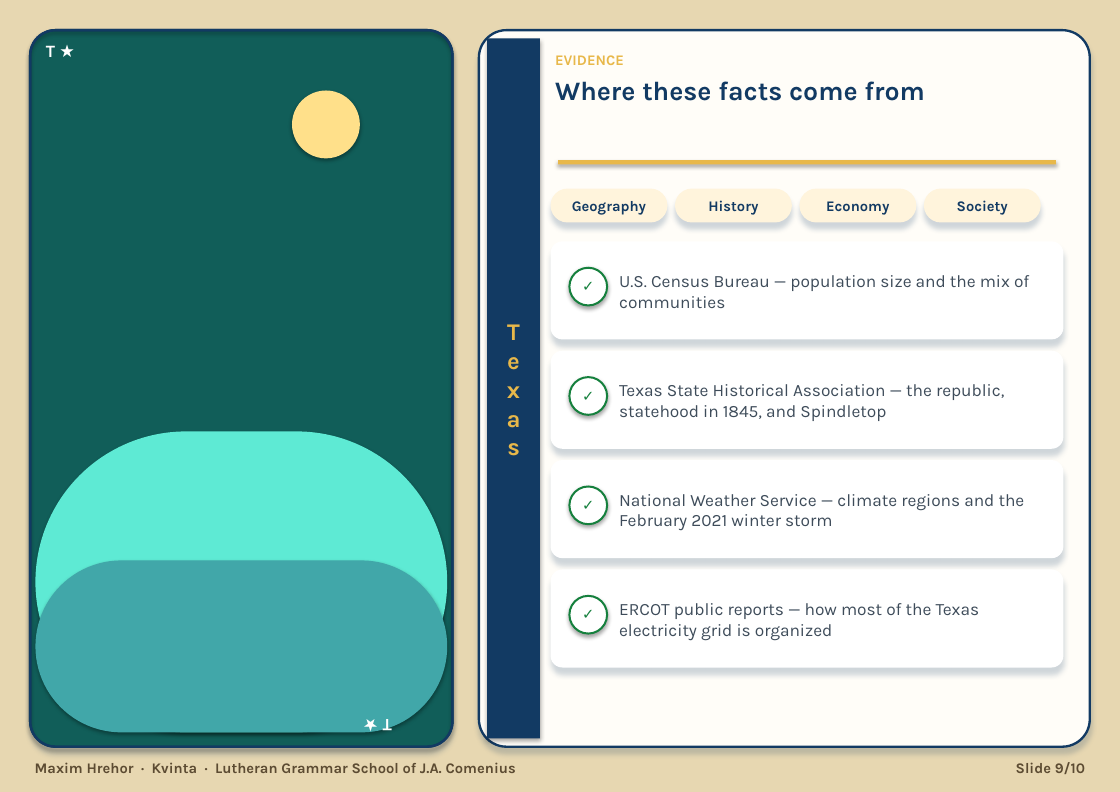
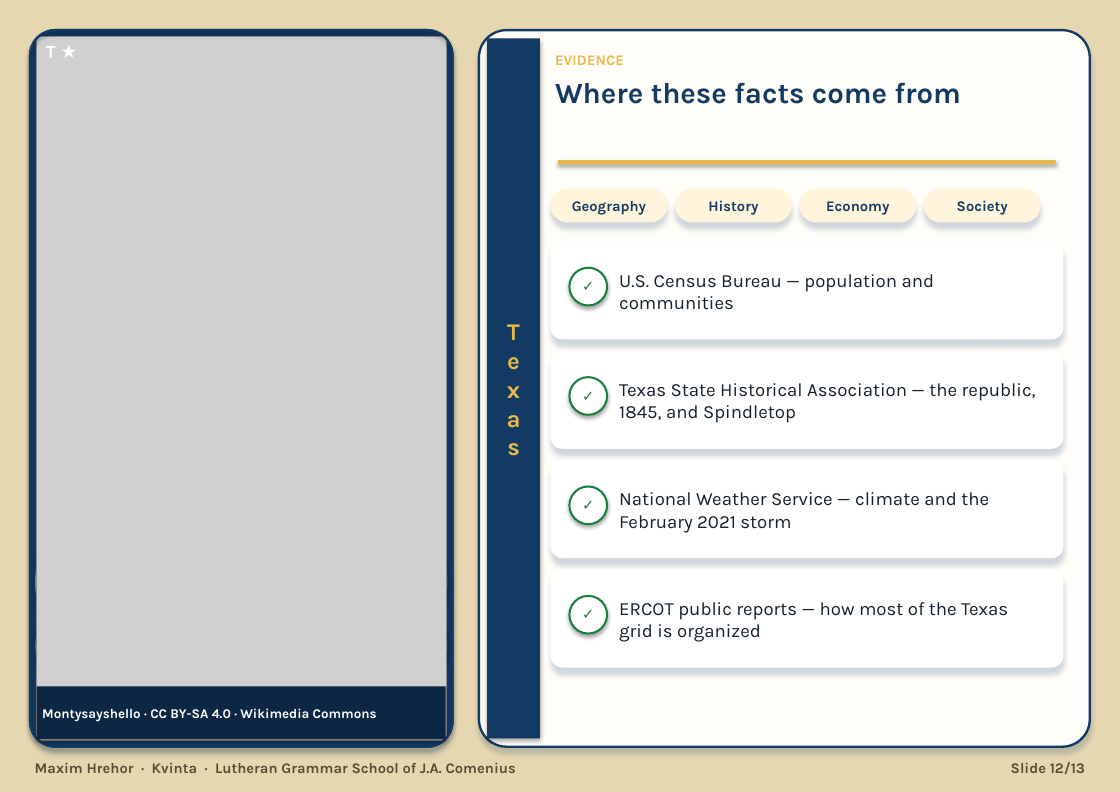
Before and after one commit to HenrichHrehor/Visualia, a slide deck: slide 12 of export/texas-maxim.pptx (slide 9 before the commit). Drawn at 1120x792 pixels with LibreOffice and Linux fonts; fonts in the diff are those of the drawing; grey boxes stand for pictures. Boxes give left, top, right and bottom in pixels: in the first picture for what was removed or moved away, otherwise in the second. Text is boxed around its words. In the diff, an @@ line names an element or a change of style, - is before the commit and + after.

```diff
--- a/export/texas-maxim.pptx
+++ b/export/texas-maxim.pptx
@@ rounded rectangle at bbox=[30, 30, 452, 746]: fill #115E59 to #123A63 @@
@@ picture added at bbox=[36, 36, 446, 741] @@
@@ text "T ★" at bbox=[46, 46, 56, 58]: size 13 to 14 pt @@
@@ text "Where these facts come from" at bbox=[555, 82, 961, 104]: size 20 to 22 pt @@
@@ text at bbox=[619, 274, 935, 310]: text changed; size 13 to 14 pt; text colour #3E4C5A to #14202C @@
-U.S. Census Bureau — population size and the mix of communities
+U.S. Census Bureau — population and communities
@@ text at bbox=[619, 383, 1036, 423]: text changed; size 13 to 14 pt; text colour #3E4C5A to #14202C @@
-Texas State Historical Association — the republic, statehood in 1845, and Spindletop
+Texas State Historical Association — the republic, 1845, and Spindletop
@@ rounded rectangle at bbox=[35, 431, 447, 732]: fill #5EEAD4 to #E8B84A @@
@@ text at bbox=[619, 492, 989, 533]: text changed; size 13 to 14 pt; text colour #3E4C5A to #14202C @@
-National Weather Service — climate regions and the February 2021 winter storm
+National Weather Service — climate and the February 2021 storm
@@ rounded rectangle at bbox=[35, 560, 447, 733]: fill #41A7A9 to #968853 @@
@@ text at bbox=[619, 602, 1008, 642]: text changed; size 13 to 14 pt; text colour #3E4C5A to #14202C @@
-ERCOT public reports — how most of the Texas electricity grid is organized
+ERCOT public reports — how most of the Texas grid is organized
@@ rectangle added at bbox=[37, 687, 446, 740], fill #0C2744 @@
@@ text added at bbox=[42, 708, 377, 722], 10 pt, text #FFFFFF, bold @@
+Montysayshello · CC BY-SA 4.0 · Wikimedia Commons
@@ text removed at bbox=[383, 719, 392, 738] @@
-T ★
@@ text at bbox=[1011, 762, 1085, 774]: text changed @@
-Slide 9/10
+Slide 12/13
```
Also in this commit, not shown: 9 other slides changed, 3 slides added, 18 other files.
